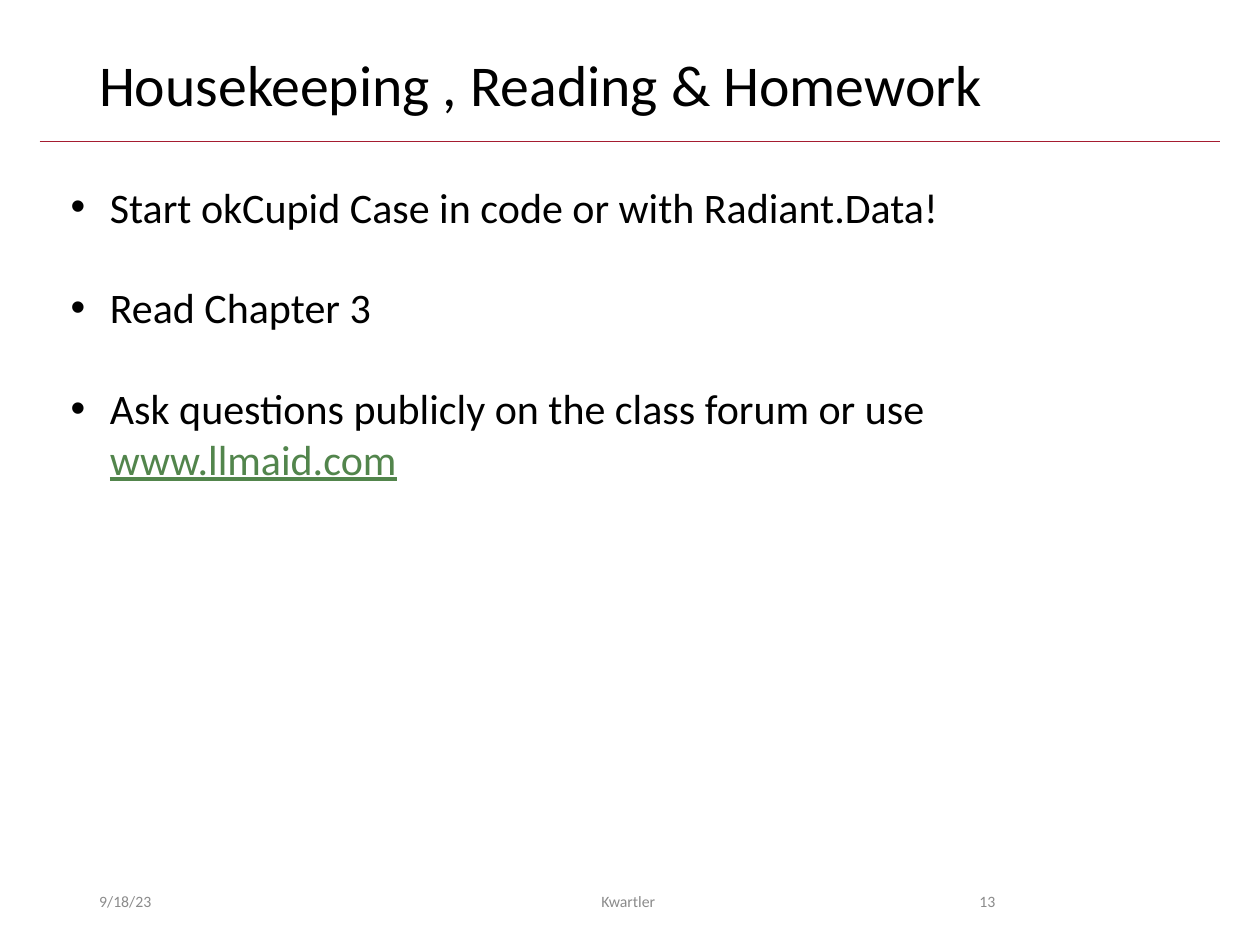
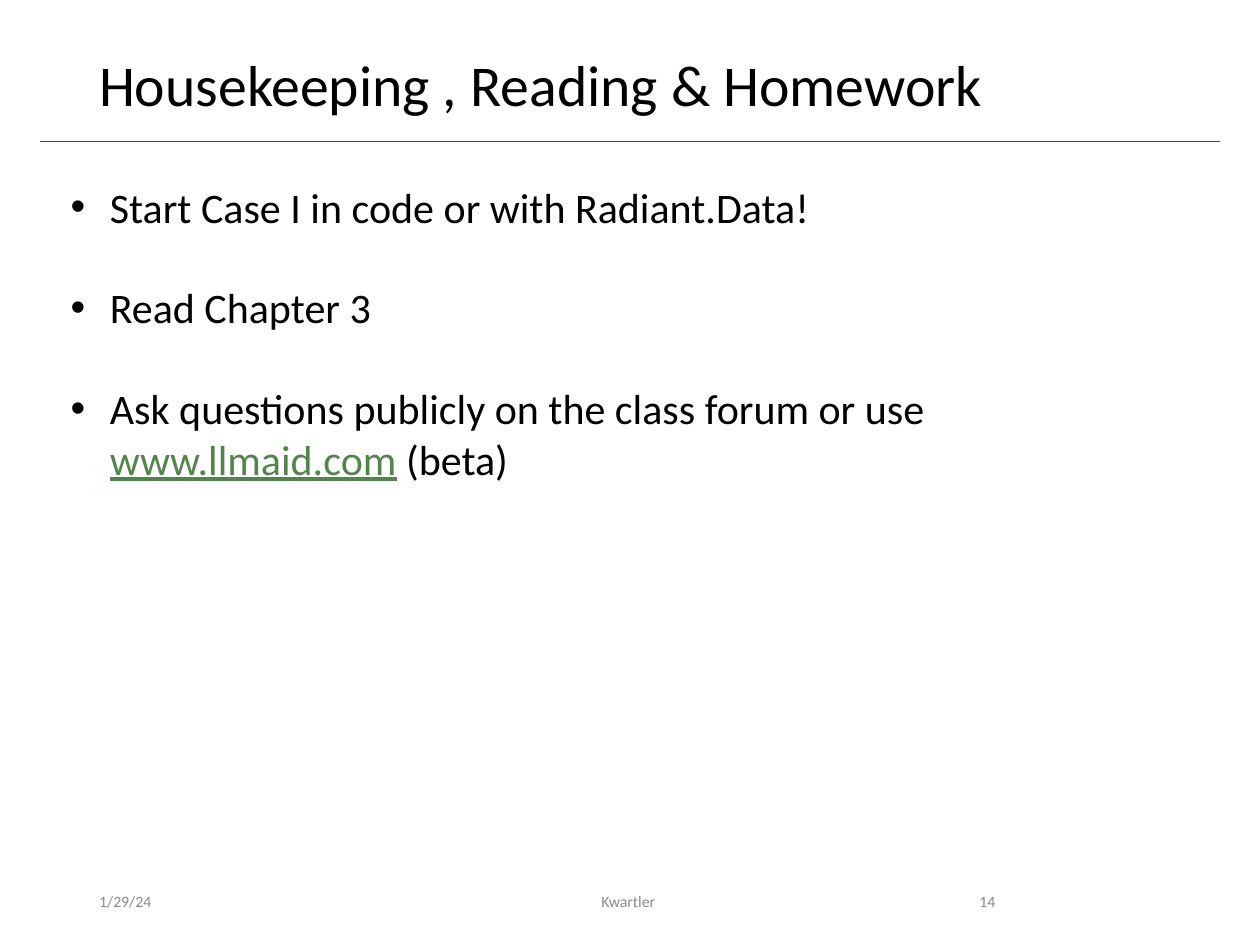
Before and after one commit to kwartler/Harvard_DataMining_Business_Student, a slide deck: slide 14 of Lessons/B_IntroToDM_BasicEDA/B_Practice.pptx (slide 13 before the commit). Drawn at 1260x945 pixels with LibreOffice and Linux fonts; fonts in the diff are those of the drawing; background and template pictures are left out. Boxes give left, top, right and bottom in pixels: in the first picture for what was removed or moved away, otherwise in the second. Text is boxed around its words. In the diff, an @@ line names an element or a change of style, - is before the commit and + after.

```diff
--- a/Lessons/B_IntroToDM_BasicEDA/B_Practice.pptx
+++ b/Lessons/B_IntroToDM_BasicEDA/B_Practice.pptx
@@ text at (110,193,809,224): text changed @@
-• Start okCupid Case in code or with Radiant.Data!
+• Start Case I in code or with Radiant.Data!
@@ text at (110,394,924,481): text changed @@
-• Ask questions publicly on the class forum or use www.llmaid.com
+• Ask questions publicly on the class forum or use www.llmaid.com (beta)
@@ text at (99,896,151,908): text changed @@
-9/18/23
+1/29/24
@@ page number at (979,897,995,907): text changed @@
-13
+14
```
Also in this commit, not shown: 12 other slides changed, 1 slide added, 4 other files.
